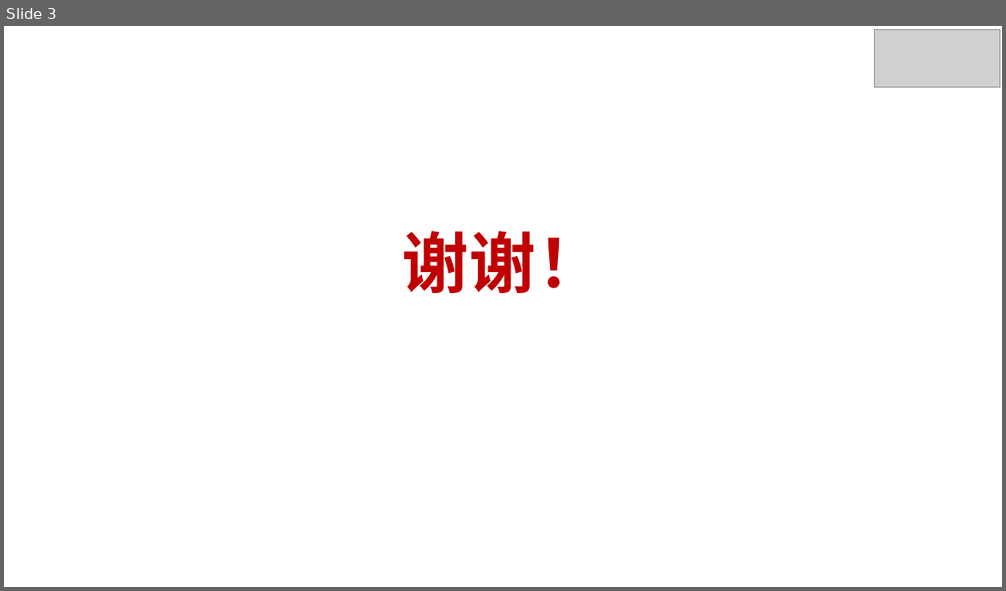
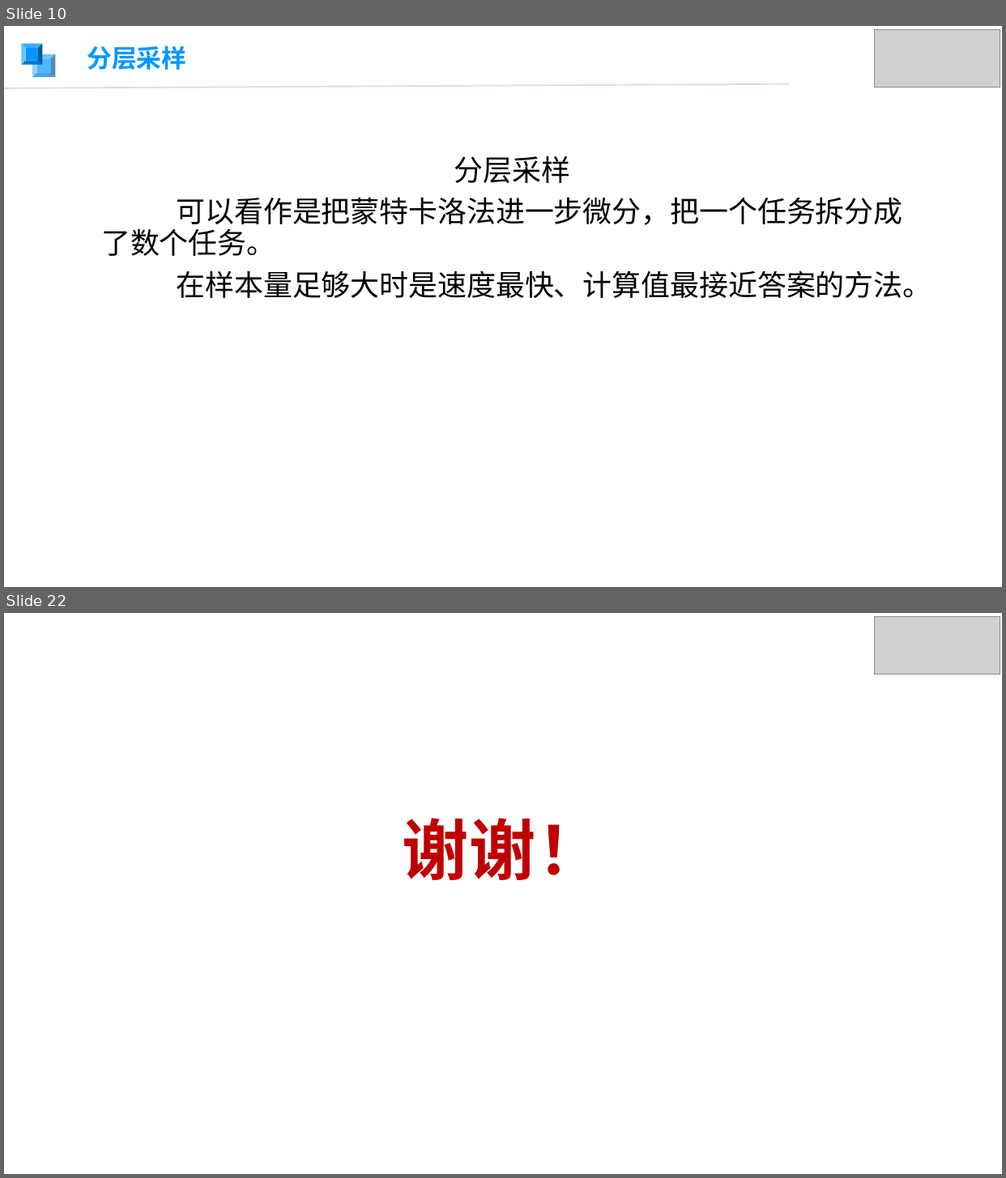
Before and after one commit to Hobr/monte-carlo-integration, a slide deck: ref/PPT.pptx. Shown one above the other, each under a label of ours: slide 3 before the commit, slides 10 and 22 after it; the slides between them are not shown. The pictures are 1006x591 and 1006x1178 pixels, drawn with LibreOffice and Linux fonts; fonts in the diff are those of the drawing; grey boxes stand for pictures; background and template pictures are left out. Boxes give left, top, right and bottom in pixels: in the first picture for what was removed or moved away, otherwise in the second. Text is boxed around its words. In the diff, an @@ line names an element or a change of style, - is before the commit and + after.

```diff
--- a/ref/PPT.pptx
+++ b/ref/PPT.pptx
@@ slide 10 added at box(4, 26, 1002, 587), background picture (left out) @@
@@ bevel added at box(21, 43, 42, 64), fill #0098FF @@
@@ text added at box(87, 45, 186, 70), 24 pt, text #0098FF, bold @@
+分层采样
@@ picture added at box(874, 29, 999, 88) @@
@@ bevel added at box(32, 54, 56, 78), fill #0098FF at 70% opacity @@
@@ line added from (4, 88) to (790, 84), #B6C6DD 1.5 pt @@
@@ text added at box(101, 156, 932, 298), 28 pt, text #000000 @@
+分层采样
+可以看作是把蒙特卡洛法进一步微分，把一个任务拆分成了数个任务。
+在样本量足够大时是速度最快、计算值最接近答案的方法。
@@ what was slide 3 is now slide 22 @@
```
Also in this commit, not shown: 1 slide changed, 19 other slides added, 1 slide removed.
